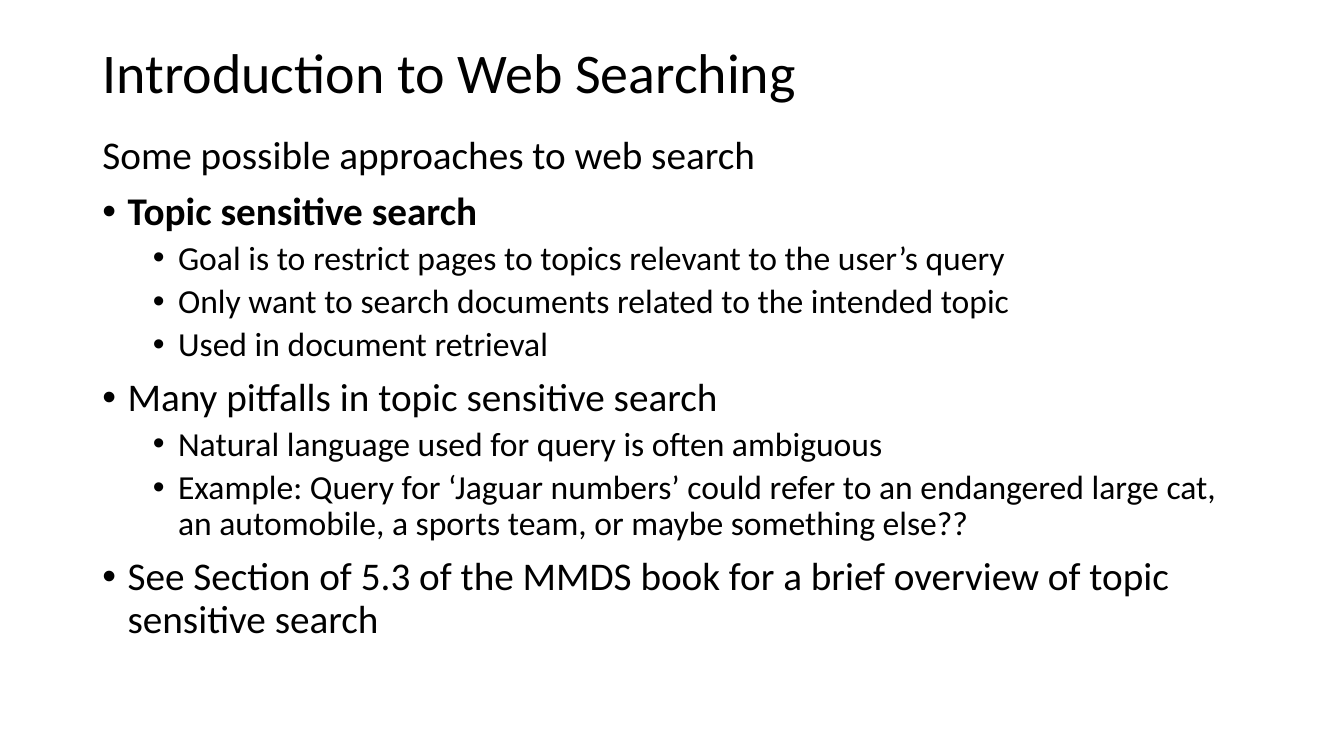
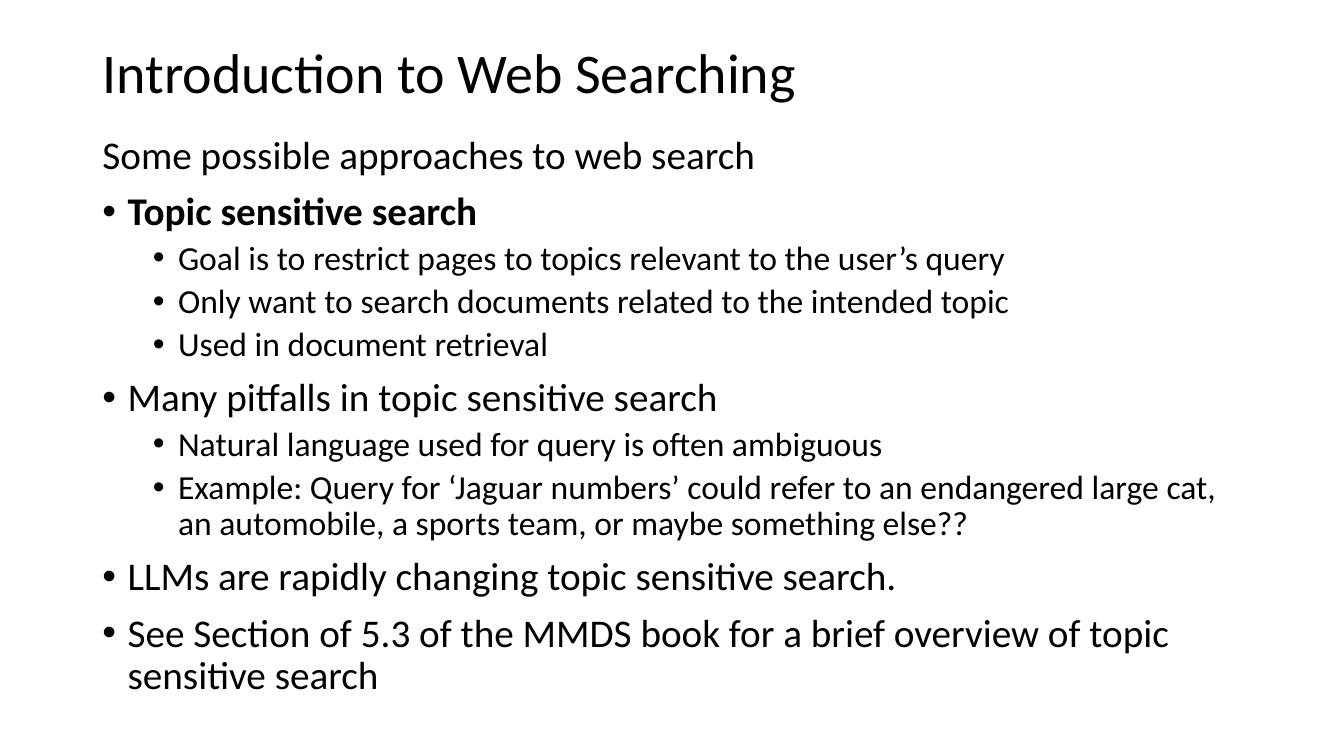
Before and after one commit to StephenElston/CSCI-E-108, a slide deck: slide 5 of slides/5_WebSearching.pptx. Drawn at 1344x756 pixels with LibreOffice and Linux fonts; fonts in the diff are those of the drawing. Boxes give left, top, right and bottom in pixels: in the first picture for what was removed or moved away, otherwise in the second. Text is boxed around its words. In the diff, an @@ line names an element or a change of style, - is before the commit and + after.

```diff
--- a/slides/5_WebSearching.pptx
+++ b/slides/5_WebSearching.pptx
@@ text at <box>128,562,897,597</box>: paragraph added @@
+• LLMs are rapidly changing topic sensitive search.
```
Also in this commit, not shown: 6 other slides changed, 2 slides added, 2 slides removed.
